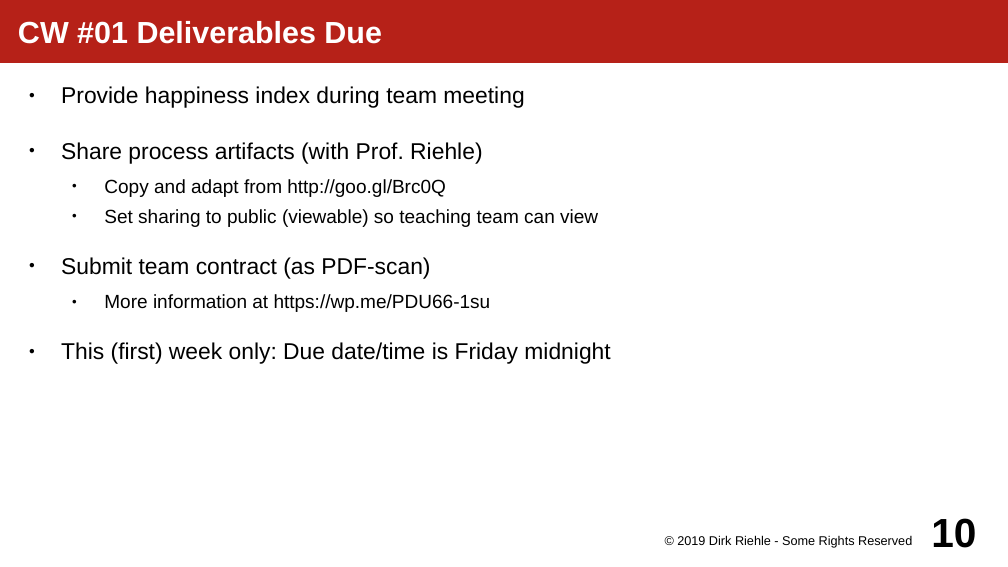
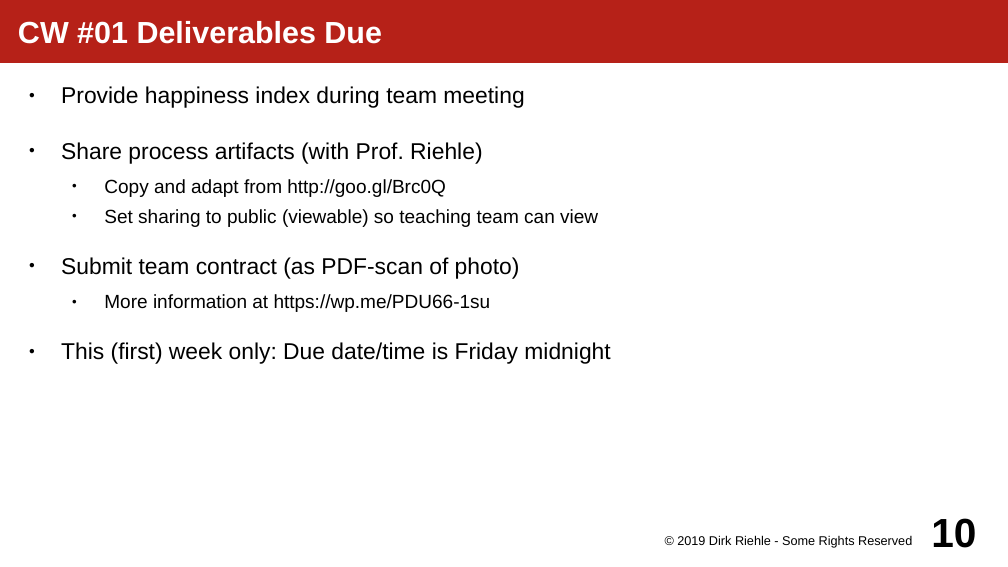
Before and after one commit to dirkriehle/amos-course, a slide deck: slide 10 of Lecture slides/AMOS A02 - Course Schedule.odp. Drawn at 1008x567 pixels with LibreOffice and Linux fonts; fonts in the diff are those of the drawing. Boxes give left, top, right and bottom in pixels: in the first picture for what was removed or moved away, otherwise in the second. Text is boxed around its words. In the diff, an @@ line names an element or a change of style, - is before the commit and + after.

```diff
--- a/Lecture slides/AMOS A02 - Course Schedule.odp
+++ b/Lecture slides/AMOS A02 - Course Schedule.odp
@@ text at box(61, 257, 520, 279): text changed @@
-● Submit team contract (as PDF-scan)
+● Submit team contract (as PDF-scan of photo)
```
Also in this commit, not shown: 3 other slides changed.
